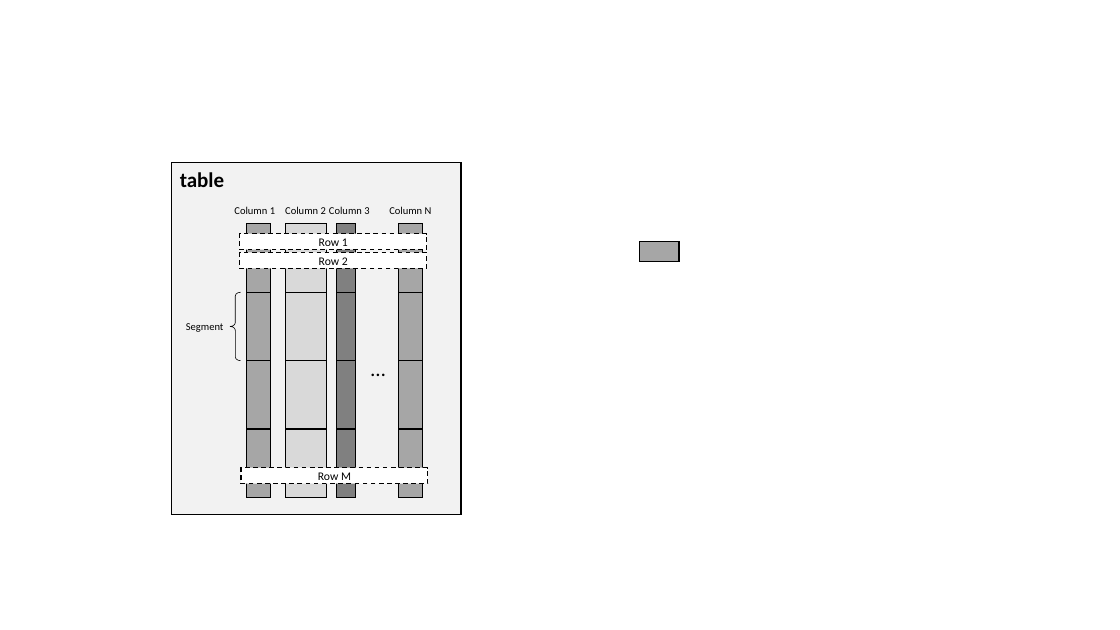
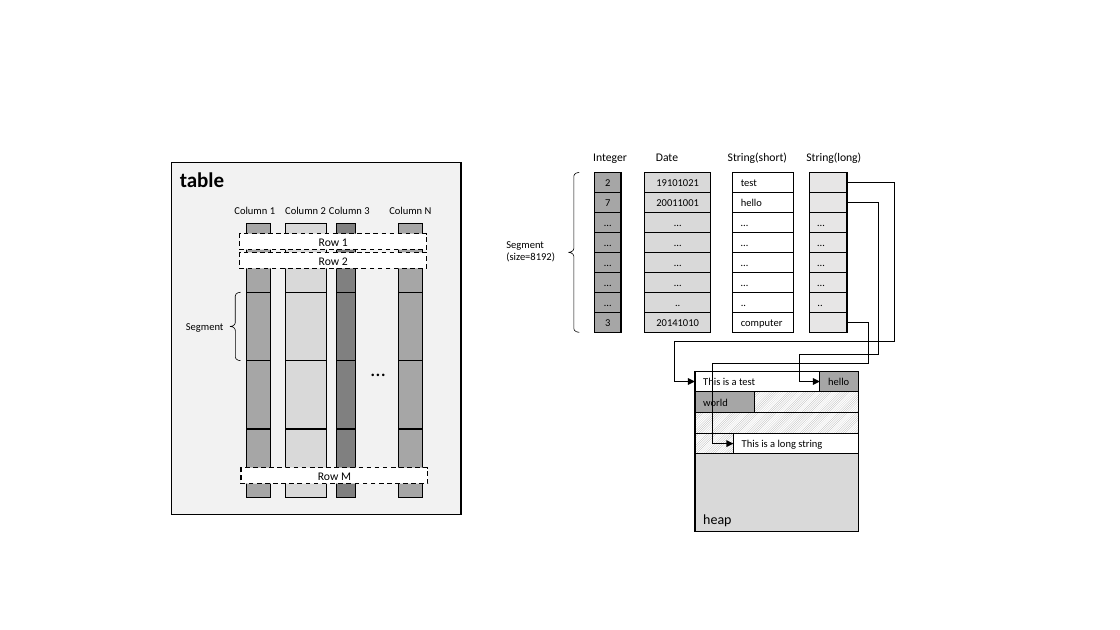
Before and after one commit to scott-zgeng/thor, a slide deck: slide 31 of doc/thor architecture.pptx. Drawn at 1120x630 pixels with LibreOffice and Linux fonts; fonts in the diff are those of the drawing. Boxes give left, top, right and bottom in pixels: in the first picture for what was removed or moved away, otherwise in the second. Text is boxed around its words. In the diff, an @@ line names an element or a change of style, - is before the commit and + after.

```diff
--- a/doc/thor architecture.pptx
+++ b/doc/thor architecture.pptx
@@ left brace added at (569,172,580,332), outline #000000 0.5 pt @@
@@ text added at (593,153,627,163), 10 pt, text #000000 @@
+Integer
@@ text added at (656,153,678,161), 10 pt, text #000000 @@
+Date
@@ text added at (728,152,787,163), 10 pt, text #000000 @@
+String(short)
@@ text added at (806,152,861,163), 10 pt, text #000000 @@
+String(long)
@@ elbow arrow added from (847, 182) to (695, 381), #000000 0.5 pt @@
@@ elbow arrow added from (847, 202) to (820, 381), #000000 0.5 pt @@
@@ text in rectangle at (595,233,622,253): text added @@
+…
@@ rectangle "…": place and size @@
-rectangle "…" at (640,242,680,262)
+rectangle "…" at (595,233,622,253)
@@ text added at (506,241,555,262), 9 pt, text #000000 @@
+Segment
+(size=8192)
@@ group added at (595,172,622,333): 7 rectangles @@
+2
+7
+…
+…
+…
+…
+3
@@ group added at (645,172,711,333): 8 rectangles @@
+19101021
+20011001
+…
+…
+…
+…
+..
+20141010
@@ elbow arrow added from (847, 323) to (734, 444), #000000 0.5 pt @@
@@ group added at (733,172,794,333): 8 rectangles @@
+test
+hello
+…
+…
+…
+…
+..
+computer
@@ group added at (809,172,847,333): 8 rectangles @@
+…
+…
+…
+…
+..
@@ group added at (695,371,859,531): 8 rectangles @@
+heap
+This is a test
+hello
+world
+This is a long string
```
Also in this commit, not shown: 1 other file.
